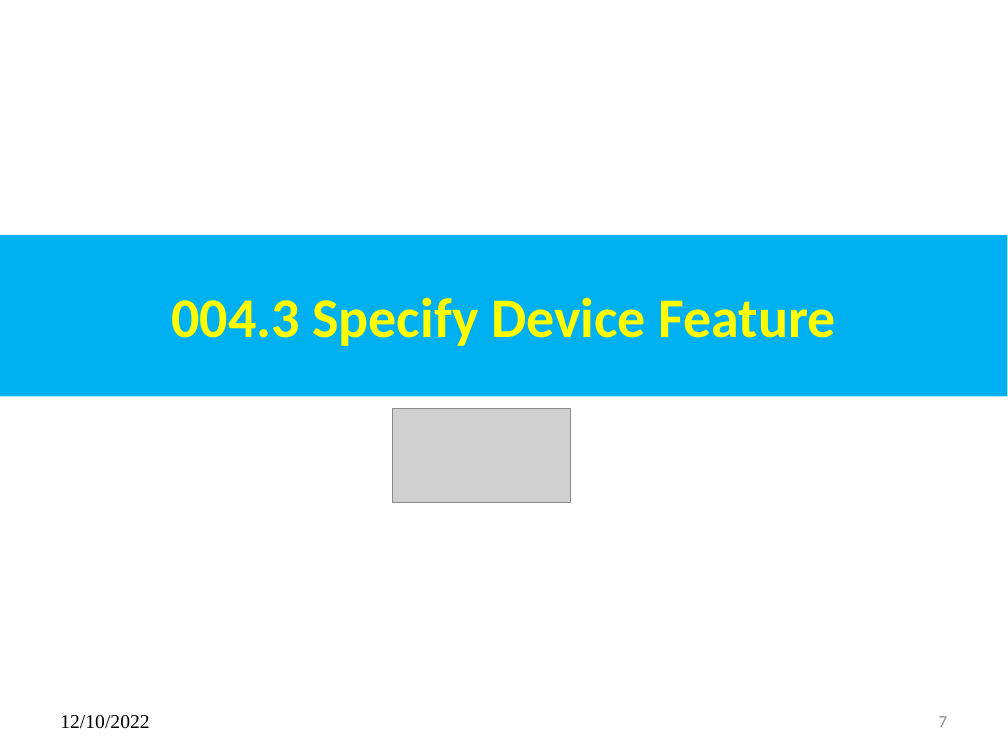
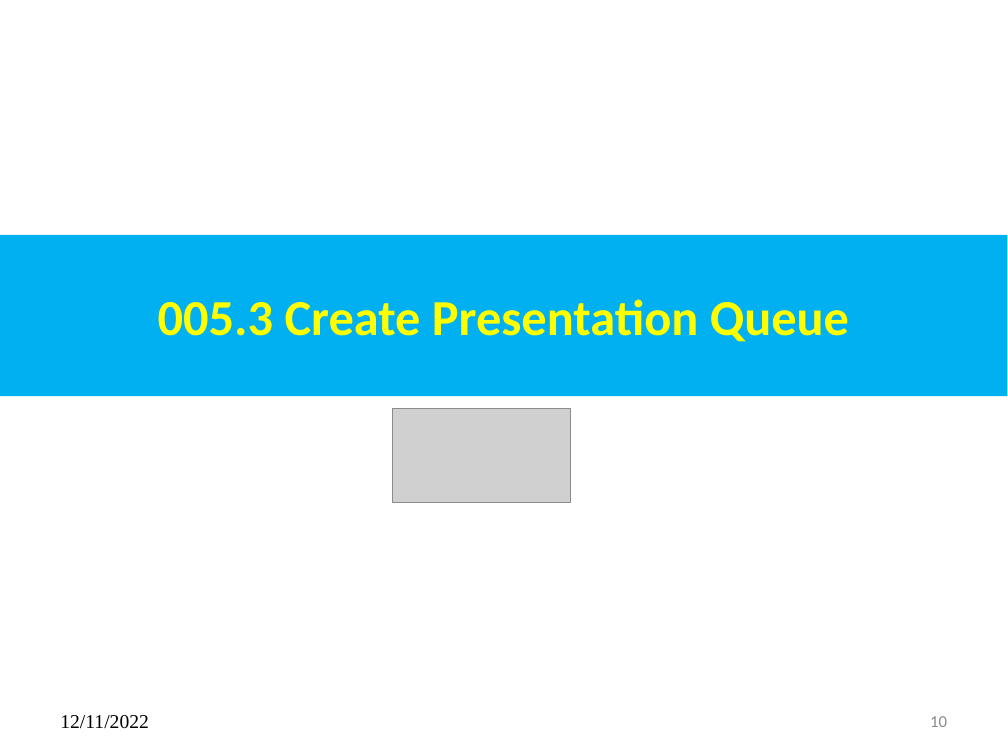
Before and after one commit to peterhchen/015_Vulkan_OpenGL, a slide deck: slide 10 of 05_window_surface.pptx (slide 7 before the commit). Drawn at 1008x756 pixels with LibreOffice and Linux fonts; fonts in the diff are those of the drawing; grey boxes stand for pictures. Boxes give left, top, right and bottom in pixels: in the first picture for what was removed or moved away, otherwise in the second. Text is boxed around its words. In the diff, an @@ line names an element or a change of style, - is before the commit and + after.

```diff
--- a/05_window_surface.pptx
+++ b/05_window_surface.pptx
@@ title at (158, 299, 849, 342): text changed; size 40 to 36 pt @@
-004.3 Specify Device Feature
+005.3 Create Presentation Queue
@@ text at (60, 715, 149, 729): text changed @@
-12/10/2022
+12/11/2022
@@ page number at (930, 716, 947, 727): text changed @@
-7
+10
```
Also in this commit, not shown: 5 other slides changed, 7 slides added, 9 slides removed, 1 other file.
